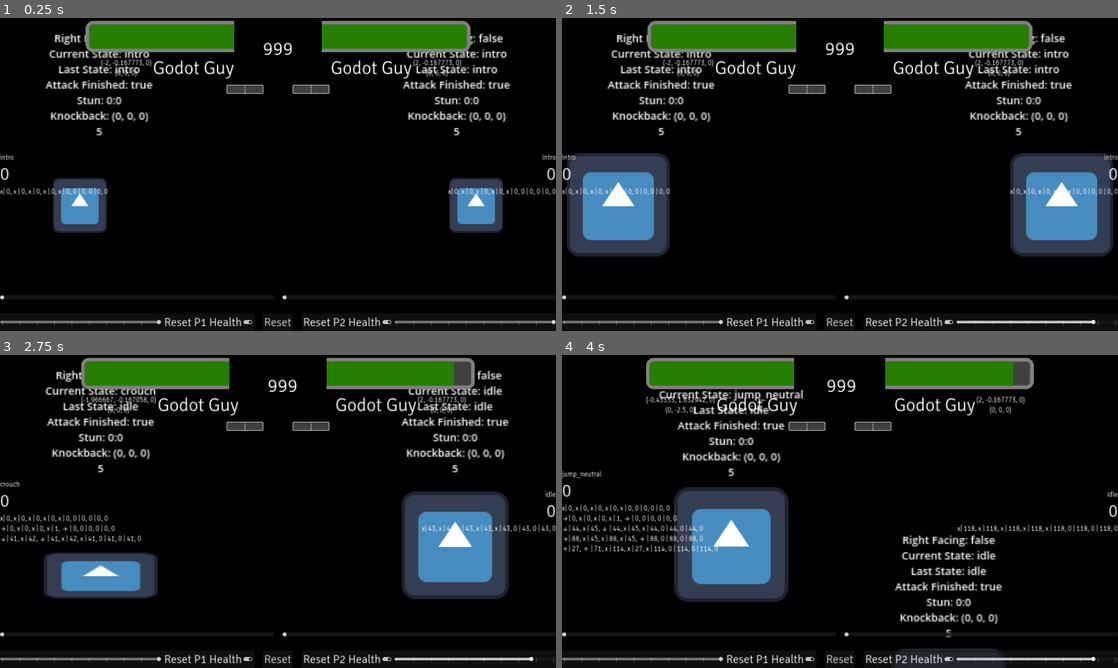
Above: before the commit, frames 1-4 (two rows, left to right).
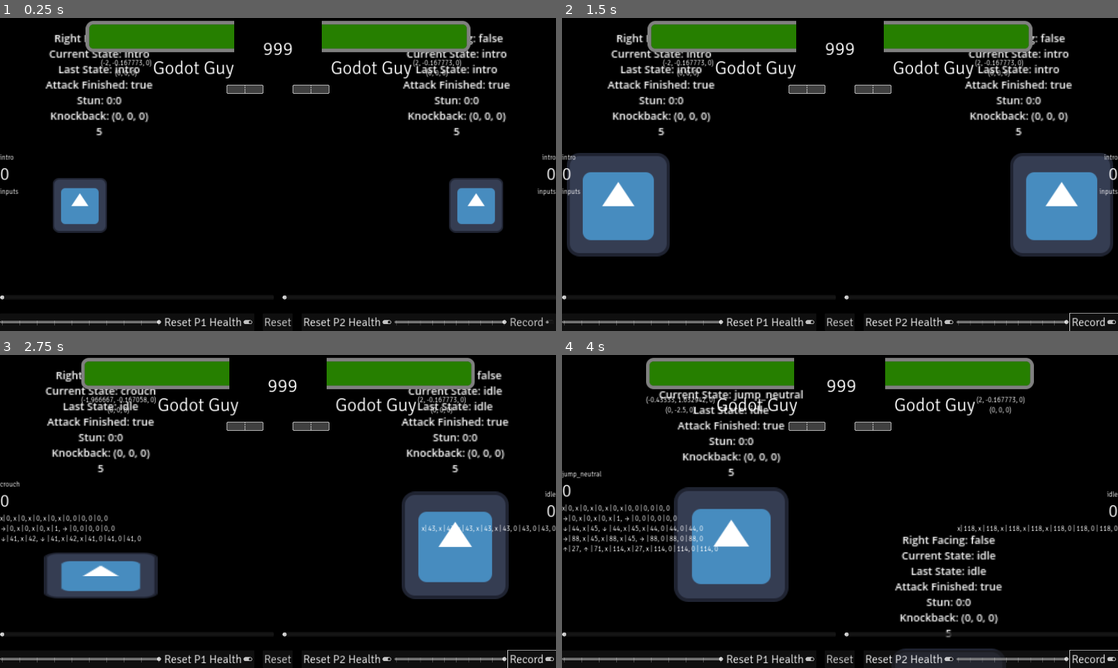
Above: after the commit, the same moments.

Repository: SHyguymoll/FightingGameEngineExampleCharacter
Game: Godot game, scene res://Test Character/TestCharacter.tscn
Two runs of this game, one before a commit and one after it. Both use one fixed random seed, a clock stepped at 60 frames per second and the inputs below. The engine's default icon, where the game draws it, is replaced by a stand-in: a white triangle on a blue panel in a dark square.
Inputs (mouse positions are in pixels of both pictures, inside the frame that each line leads up to):
- Up to frame 1 (0.25 s): no input
- Up to frame 2 (1.5 s): click (1095, 321) at 0.5 s, where only the run after the commit has a clickable "Record"; hold D (first_right) from 1.28 s (still down)
- Up to frame 3 (2.75 s): release D (first_right) at 2.03 s; hold S (first_down) from 2.03 s (still down)
- Up to frame 4 (4 s): release S (first_down) at 2.78 s; hold D (first_right) 2.78-3.53 s; hold W (first_up) from 3.53 s (still down)

The runs differ from the first frame. In frame 1, 0.5% of the frame differs, in the area x 0-100%, y 54-99%; in frame 2, 0.7%, in the area x 0-100%, y 54-100%; in frame 3, 0.6%; in frame 4, 0.6%.

Commit message:
small steps towards recording inputs

Diff:
--- a/Test Character/Game.gd
+++ b/Test Character/Game.gd
@@ -36,6 +36,8 @@
 var p2_reset_health_on_drop := true
 var p1_health_reset : float
 var p2_health_reset : float
+
+var player_record_buffer := {}
 
 #required variables and methods from Game.gd
 @export var camera_mode = 0
@@ -335,7 +337,7 @@
 
 	return dummy_buffer
 
-func move_inputs_and_iterate(fake_inputs := false):
+func move_inputs_and_iterate(fake_inputs, replay := false):
 	if fake_inputs:
 		p1.input_step(create_dummy_buffer(p1.BUTTONCOUNT))
 		p2.input_step(create_dummy_buffer(p2.BUTTONCOUNT))
@@ -420,7 +422,7 @@
 	camera_control(camera_mode)
 	match moment:
 		moments.INTRO:
-			move_inputs_and_iterate()
+			move_inputs_and_iterate(true)
 			if p1.post_intro() and p2.post_intro():
 				moment = moments.GAME
 				$HUD/Fight.visible = true
@@ -432,7 +434,7 @@
 			for proj in projectiles:
 				proj.tick()
 			create_inputs()
-			move_inputs_and_iterate()
+			move_inputs_and_iterate(false)
 			check_combo()
 			training_mode_settings()
 			character_positioning()
@@ -459,5 +461,11 @@
 	if value_changed and p2_reset_health_on_drop:
 		p2_health_reset = $HUD/TrainingModeControls/P2Controls/HBoxContainer/HealthReset.value
 
+func _on_record_toggled(toggled_on):
+	if toggled_on:
+		pass
+	else:
+		pass
+
 func _on_reset_button_up():
 	get_tree().reload_current_scene()
--- a/Test Character/TestCharacter.tscn
+++ b/Test Character/TestCharacter.tscn
@@ -251,6 +251,11 @@
 tick_count = 10
 ticks_on_borders = true
 
+[node name="Record" type="CheckButton" parent="HUD/TrainingModeControls/P2Controls/HBoxContainer"]
+layout_mode = 2
+theme = ExtResource("9_agrsw")
+text = "Record"
+
 [node name="TrainingModeControlsSpecial" type="HBoxContainer" parent="HUD"]
 anchors_preset = 12
 anchor_top = 1.0
@@ -276,3 +281,4 @@
 [connection signal="button_up" from="HUD/TrainingModeControls/Reset" to="." method="_on_reset_button_up"]
 [connection signal="toggled" from="HUD/TrainingModeControls/P2Controls/HBoxContainer/HealthResetSwitch" to="." method="_on_p2_health_reset_switch_toggled"]
 [connection signal="drag_ended" from="HUD/TrainingModeControls/P2Controls/HBoxContainer/HealthReset" to="." method="_on_p2_health_reset_drag_ended"]
+[connection signal="toggled" from="HUD/TrainingModeControls/P2Controls/HBoxContainer/Record" to="." method="_on_record_toggled"]
